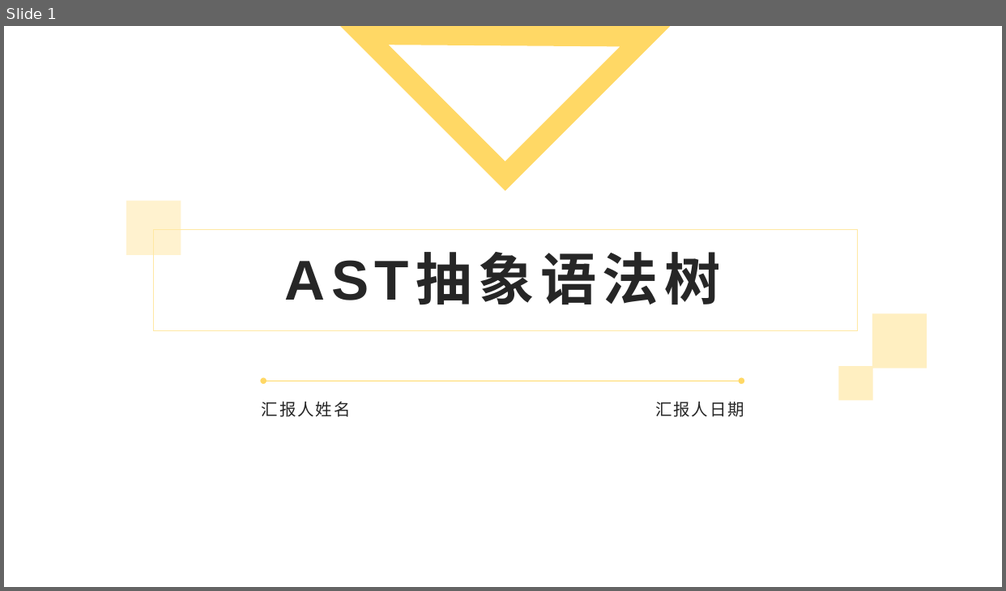
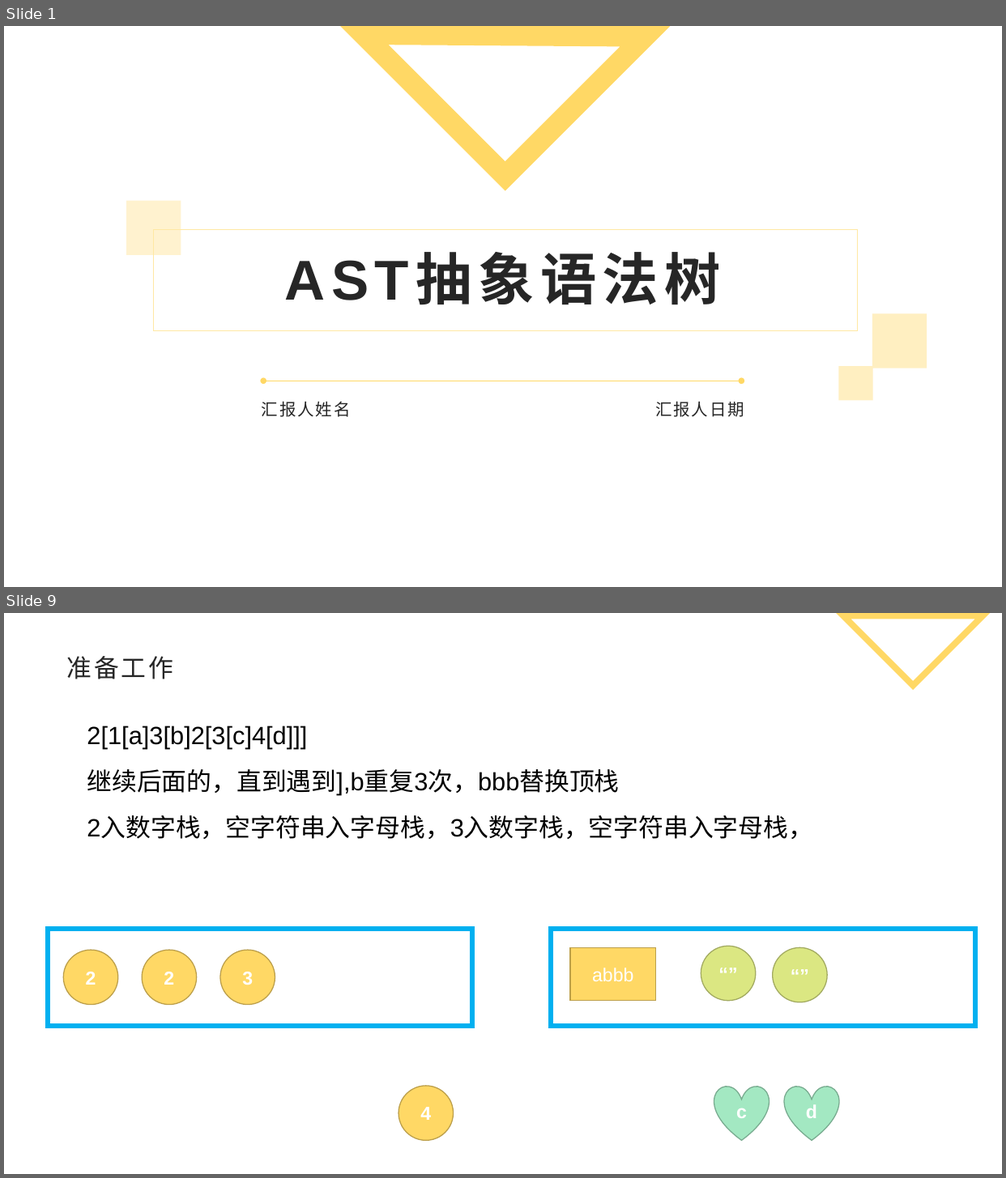
Before and after one commit to xiaoxiao-lady/vue, a slide deck: ast/AST图解-自学.pptx. Shown one above the other, each under a label of ours: slide 1 before the commit, slides 1 and 9 after it; the slides between them are not shown. The pictures are 1006x591 and 1006x1178 pixels, drawn with LibreOffice and Linux fonts; fonts in the diff are those of the drawing; background and template pictures are left out. Boxes give left, top, right and bottom in pixels: in the first picture for what was removed or moved away, otherwise in the second. Text is boxed around its words. In the diff, an @@ line names an element or a change of style, - is before the commit and + after.

```diff
--- a/ast/AST图解-自学.pptx
+++ b/ast/AST图解-自学.pptx
@@ slide 9 added at (x1=4, y1=613, x2=1002, y2=1174), background #FFFFFF @@
@@ freeform shape added at (x1=844, y1=613, x2=982, y2=685), outline #FFD865 6 pt @@
@@ title added at (x1=67, y1=656, x2=173, y2=679), 24 pt, text #262626 @@
+准备工作
@@ text added at (x1=87, y1=726, x2=813, y2=839), 24 pt, text #000000 @@
+2[1[a]3[b]2[3[c]4[d]]]
+继续后面的，直到遇到],b重复3次，bbb替换顶栈
+2入数字栈，空字符串入字母栈，3入数字栈，空字符串入字母栈，
@@ rectangle added at (x1=49, y1=929, x2=473, y2=1026), fill #FFFFFF, outline #00B0F0 4.5 pt @@
@@ ellipse added at (x1=63, y1=950, x2=117, y2=1004), fill #FFD865, outline #BDA04B 1 pt, 18 pt, text #FFFFFF, bold @@
+2
@@ ellipse added at (x1=142, y1=950, x2=197, y2=1004), fill #FFD865, outline #BDA04B 1 pt, 18 pt, text #FFFFFF, bold @@
+2
@@ ellipse added at (x1=220, y1=950, x2=275, y2=1004), fill #FFD865, outline #BDA04B 1 pt, 18 pt, text #FFFFFF, bold @@
+3
@@ rectangle added at (x1=552, y1=929, x2=976, y2=1026), fill #FFFFFF, outline #00B0F0 4.5 pt @@
@@ rectangle added at (x1=570, y1=948, x2=655, y2=1001), fill #FFD865, outline #BDA04B 1 pt, 18 pt, text #FFFFFF @@
+abbb
@@ ellipse added at (x1=701, y1=946, x2=756, y2=1001), fill #DBE782, outline #A2AB60 1 pt, 18 pt, text #FFFFFF, bold @@
+“”
@@ ellipse added at (x1=773, y1=948, x2=828, y2=1003), fill #DBE782, outline #A2AB60 1 pt, 18 pt, text #FFFFFF, bold @@
+“”
@@ ellipse added at (x1=398, y1=1086, x2=454, y2=1141), fill #FFD865, outline #BDA04B 1 pt, 18 pt, text #FFFFFF, bold @@
+4
@@ heart added at (x1=714, y1=1086, x2=769, y2=1141), fill #A3E8C2, outline #79AC90 1 pt, 18 pt, text #FFFFFF, bold @@
+c
@@ heart added at (x1=785, y1=1086, x2=839, y2=1141), fill #A3E8C2, outline #79AC90 1 pt, 18 pt, text #FFFFFF, bold @@
+d
```
Also in this commit, not shown: 13 other slides added, 21 slides removed, 1 other file.
